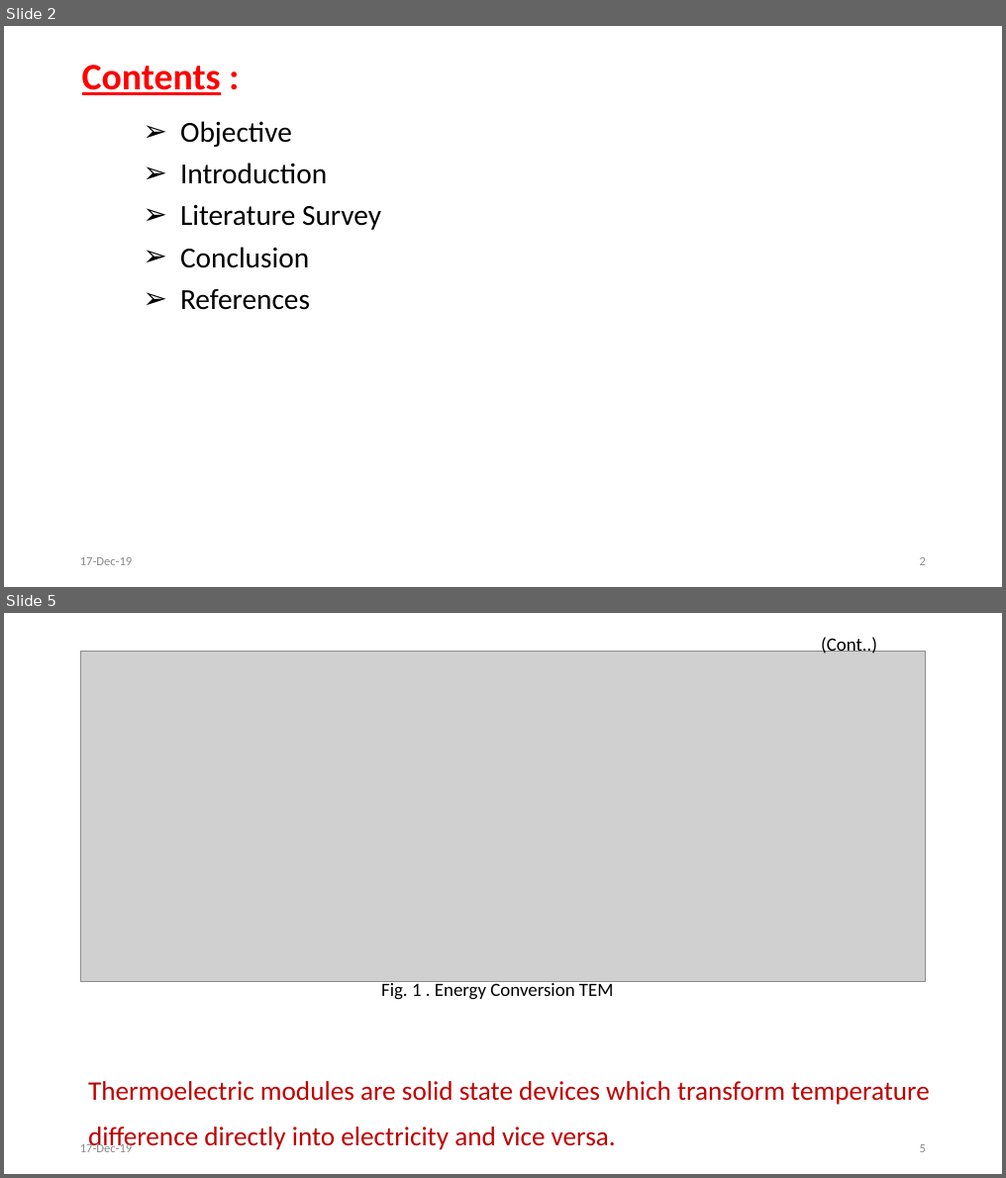
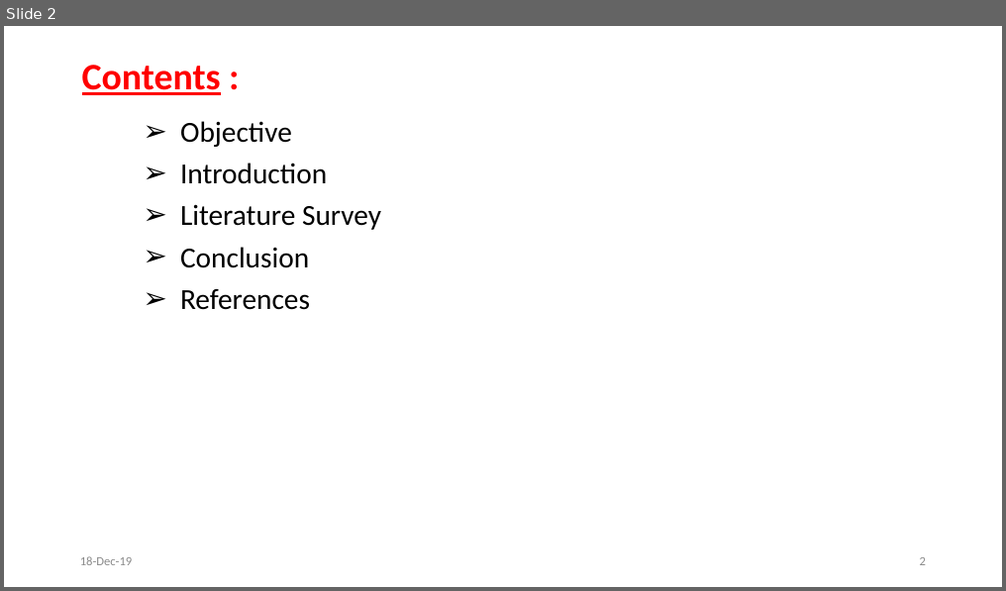
Before and after one commit to svec-final-year-project-eee/Project, a slide deck: First Review/First Oral Presentation.pptx. Shown one above the other, each under a label of ours: slides 2 and 5 before the commit, slide 2 after it; the slides between them are not shown. The pictures are 1006x1178 and 1006x591 pixels, drawn with LibreOffice and Linux fonts; fonts in the diff are those of the drawing; grey boxes stand for pictures. Boxes give left, top, right and bottom in pixels: in the first picture for what was removed or moved away, otherwise in the second. Text is boxed around its words. In the diff, an @@ line names an element or a change of style, - is before the commit and + after.

```diff
--- a/First Review/First Oral Presentation.pptx
+++ b/First Review/First Oral Presentation.pptx
@@ slide 5 removed at bbox=[4, 613, 1002, 1174], background #FFFFFF @@
@@ text removed at bbox=[821, 637, 877, 656] @@
-(Cont..)
@@ picture removed at bbox=[81, 652, 926, 981] @@
@@ text removed at bbox=[381, 980, 614, 1000] @@
-Fig. 1 . Energy Conversion TEM
@@ subtitle removed at bbox=[88, 1081, 930, 1152] @@
-Thermoelectric modules are solid state devices which transform temperature difference directly into electricity and vice versa.
@@ text removed at bbox=[80, 1143, 133, 1153] @@
-17-Dec-19
@@ page number removed at bbox=[920, 1145, 926, 1153] @@
-5
@@ slide 2 changed as well @@
@@ text at bbox=[80, 557, 133, 566]: text changed @@
-17-Dec-19
+18-Dec-19
```
Also in this commit, not shown: 4 other slides changed, 5 slides added, 23 other slides removed.
